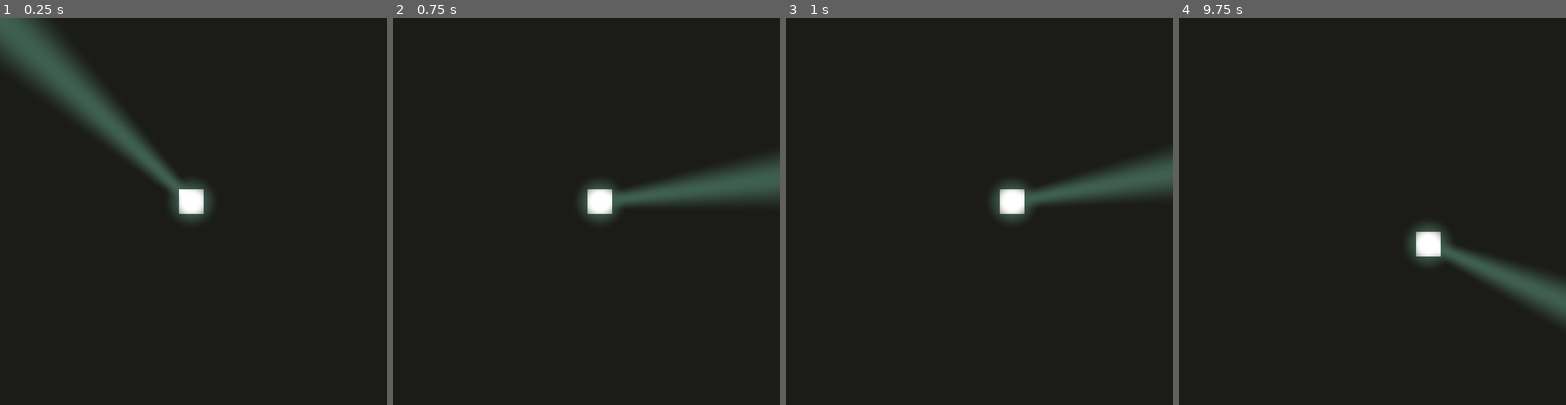
Above: before the commit, frames 1-4 (left to right).
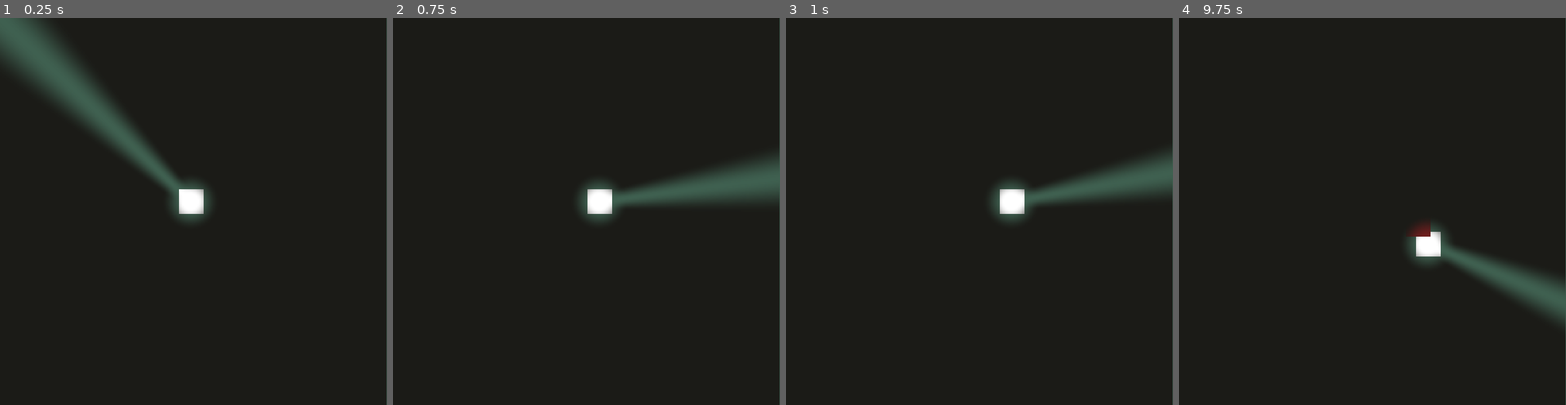
Above: after the commit, the same moments.

Repository: nolenroyalty/flashlight-survivors
Game: Godot game, scene res://Main.tscn
Two runs of this game, one before a commit and one after it. Both use one fixed random seed, a clock stepped at 60 frames per second and the inputs below.
Inputs (mouse positions are in pixels of both pictures, inside the frame that each line leads up to):
- Up to frame 1 (0.25 s): no input
- Up to frame 2 (0.75 s): tap Enter at 0.5 s; move the mouse to (671, 192) at 0.52 s; hold D (player_right) from 0.53 s (still down)
- Up to frame 3 (1 s): keep holding D (player_right)
- Up to frame 4 (9.75 s): move the mouse to (1295, 230) at 1.27 s; release D (player_right) at 1.28 s; hold S (player_down) 1.28-2.03 s; move the mouse to (1411, 126) at 2.02 s; hold D (player_right) 2.03-2.78 s; move the mouse to (1353, 288) at 2.77 s; hold W (player_up) 2.78-3.53 s; move the mouse to (1488, 269) at 3.52 s; hold A (player_left) 3.53-5.03 s; tap Z (debug_spawn_enemy, bound only after the commit) at 4.15 s; move the mouse to (1256, 153) at 4.27 s; move the mouse to (1391, 211) at 5.02 s; hold S (player_down) 5.03-5.78 s; move the mouse to (1314, 114) at 5.77 s; hold D (player_right) 5.78-6.53 s; move the mouse to (1457, 192) at 6.52 s; hold W (player_up) 6.53-7.28 s; move the mouse to (1295, 230) at 7.27 s; hold D (player_right) 7.28-8.03 s; move the mouse to (1411, 126) at 8.02 s; hold S (player_down) 8.03-8.78 s; move the mouse to (1353, 288) at 8.77 s; hold A (player_left) 8.78-9.53 s; move the mouse to (1488, 269) at 9.52 s; hold W (player_up) from 9.53 s (still down)

The runs differ from the first frame. In frame 1, 0.1% of the frame differs, in the area x 99-100%, y 0-100%; in frame 2, 0.1%; in frame 3, 0.1%; in frame 4, 0.2%, in the area x 59-100%, y 0-100%.

Commit message:
dumb enemy following logic

Diff:
--- /dev/null
+++ b/Main.gd
@@ -0,0 +1,18 @@
+extends Node2D
+var Enemy = preload("res://enemies/DefaultEnemy.tscn")
+
+# Declare member variables here. Examples:
+# var a = 2
+# var b = "text"
+
+
+# Called when the node enters the scene tree for the first time.
+func _ready():
+	pass # Replace with function body.
+
+
+func _process(_delta):
+	if Input.is_action_just_pressed("debug_spawn_enemy"):
+		var enemy = Enemy.instance()
+		enemy.init($Player)
+		add_child(enemy)
--- a/Main.tscn
+++ b/Main.tscn
@@ -1,9 +1,11 @@
-[gd_scene load_steps=3 format=2]
+[gd_scene load_steps=4 format=2]
 
 [ext_resource path="res://darkness/Darkness.tscn" type="PackedScene" id=1]
 [ext_resource path="res://player/Player.tscn" type="PackedScene" id=2]
+[ext_resource path="res://Main.gd" type="Script" id=3]
 
 [node name="Node2D" type="Node2D"]
+script = ExtResource( 3 )
 
 [node name="Background" type="Node2D" parent="."]
 
@@ -16,3 +18,4 @@
 position = Vector2( 247, 237 )
 
 [node name="Darkness" parent="." instance=ExtResource( 1 )]
+z_index = 1
--- a/darkness/Darkness.tscn
+++ b/darkness/Darkness.tscn
@@ -126,5 +126,6 @@
 
 [node name="Sprite" type="Sprite" parent="."]
 material = SubResource( 2 )
+position = Vector2( -1, 0 )
 texture = ExtResource( 2 )
 centered = false
--- /dev/null
+++ b/enemies/DefaultEnemy.gd
@@ -0,0 +1,19 @@
+extends KinematicBody2D
+
+const SPEED = 75
+var player : Node2D = null
+
+func init(player_ : Node2D):
+	player = player_
+
+func _physics_process(_delta):
+	var dir = position.direction_to(player.position)
+	var _extra_velocity = move_and_slide(SPEED * dir)
+
+# Called when the node enters the scene tree for the first time.
+func _ready():
+	pass # Replace with function body.
+
+# Called every frame. 'delta' is the elapsed time since the previous frame.
+#func _process(delta):
+#	pass
--- /dev/null
+++ b/enemies/DefaultEnemy.tscn
@@ -0,0 +1,19 @@
+[gd_scene load_steps=3 format=2]
+
+[ext_resource path="res://enemies/DefaultEnemy.gd" type="Script" id=1]
+
+[sub_resource type="RectangleShape2D" id=1]
+extents = Vector2( 16, 16 )
+
+[node name="DefaultEnemy" type="KinematicBody2D"]
+script = ExtResource( 1 )
+
+[node name="CollisionShape2D" type="CollisionShape2D" parent="."]
+shape = SubResource( 1 )
+
+[node name="ColorRect" type="ColorRect" parent="."]
+margin_left = -16.0
+margin_top = -16.0
+margin_right = 16.0
+margin_bottom = 16.0
+color = Color( 0.435294, 0.117647, 0.117647, 1 )
--- a/project.godot
+++ b/project.godot
@@ -25,6 +25,7 @@
 window/size/height=500
 window/size/test_width=1000
 window/size/test_height=1000
+window/dpi/allow_hidpi=true
 window/stretch/mode="viewport"
 window/stretch/aspect="keep"
 
@@ -68,6 +69,11 @@
 "events": [ Object(InputEventMouseButton,"resource_local_to_scene":false,"resource_name":"","device":-1,"alt":false,"sh …(213 unchanged characters)…
  ]
 }
+debug_spawn_enemy={
+"deadzone": 0.5,
+"events": [ Object(InputEventKey,"resource_local_to_scene":false,"resource_name":"","device":0,"alt":false,"shift":false,"control":false,"meta":false,"command":false,"pressed":false,"scancode":90,"physical_scancode":0,"unicode":0,"echo":false,"script":null)
+ ]
+}
 
 [mono]
 
